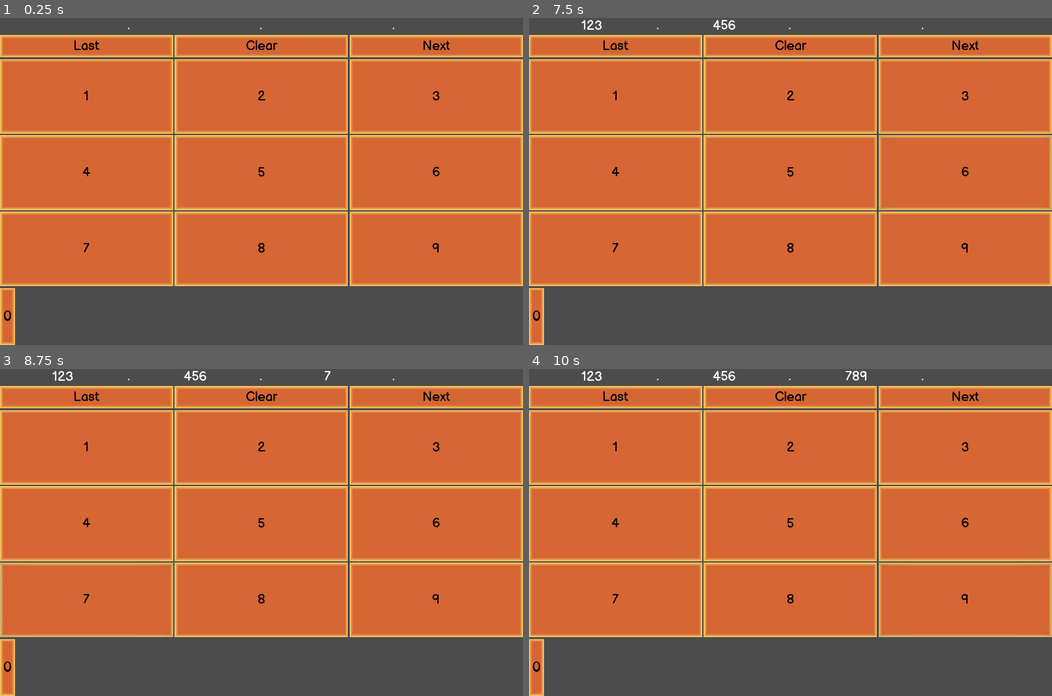
Above: before the commit, frames 1-4 (two rows, left to right).
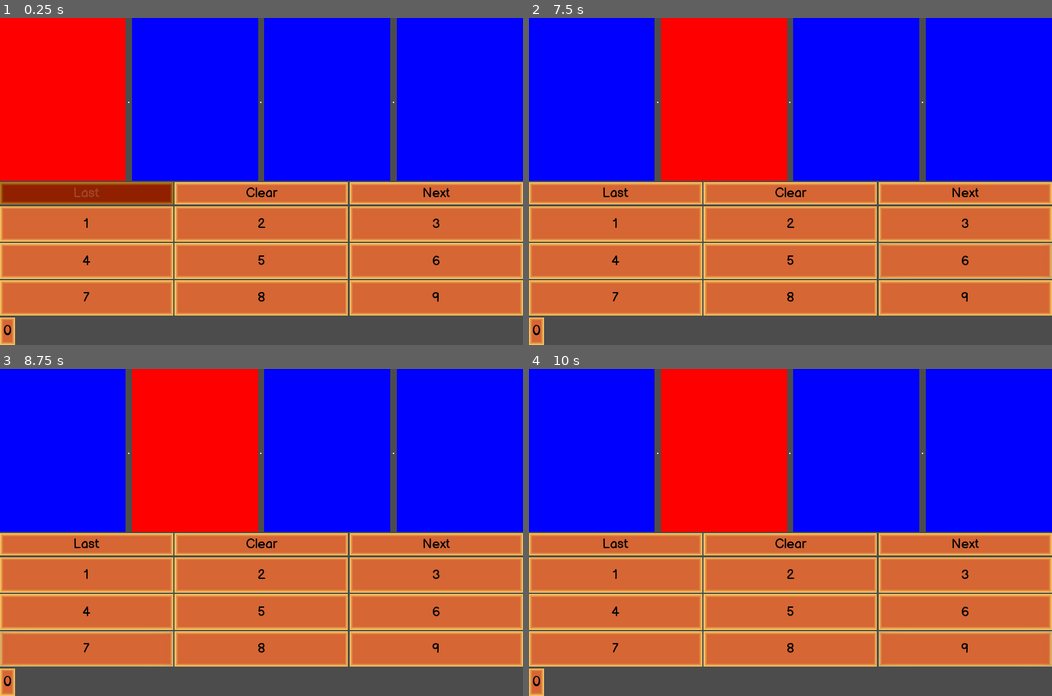
Above: after the commit, the same moments.

Repository: RaccoonHandsProductions/CanningSeason
Game: Godot game, scene res://UI/IPEntryControl.tscn
Same seed, same stepped clock (60 frames per second), same inputs: the game is played once before the commit and once after it. This scene is started directly instead of the project's main scene.
Inputs:
- Up to frame 1 (0.25 s): no input
- Up to frame 2 (7.5 s): click "Next" at 0.5 s; click "Next" at 1.25 s; click "Last" at 2 s; click "Clear" at 2.75 s; click "1" at 3.5 s; click "2" at 4.25 s; click "3" at 5 s; click "4" at 5.75 s; click "5" at 6.5 s; click "6" at 7.25 s
- Up to frame 3 (8.75 s): click "7" at 8 s
- Up to frame 4 (10 s): click "8" at 8.75 s; click "9" at 9.5 s

The runs differ from the first frame. In frame 1, 70% of the frame differs, in the area x 0-100%, y 0-97%; in frame 2, 68%; in frame 3, 68%; in frame 4, 68%.
Error after the commit: Invalid get index 'text' (on base: 'Panel (OctetField.gd)'). (res://UI/OctetDisplay.gd:33)

Commit message:
Major restructuring of logic for IP validation

Diff:
--- a/project/UI/IPEntryControl.gd
+++ b/project/UI/IPEntryControl.gd
@@ -1,11 +1,13 @@
 extends Control
 
 var entered_address : String
-
 var octet_0_entry : String
 var octet_1_entry : String
 var octet_2_entry : String
 var octet_3_entry : String
+
+onready var backButton = get_node("VBoxContainer/HBoxContainer2/VBoxContainer2/userBoxPosition/PreviousBoxPriority")
+onready var nextButton = get_node("VBoxContainer/HBoxContainer2/VBoxContainer2/userBoxPosition/NextBoxPriority")
 
 onready var button_array = get_tree().get_nodes_in_group("number_buttons")
 
@@ -18,3 +20,29 @@
 func finialize_address(octet_0:String, octet_1:String,
 	octet_2:String, octet_3:String):
 		return(octet_0 +"."+ octet_1 +"."+ octet_2 +"."+ octet_3)
+
+func _on_OctetDisplay_nextButtonToggle():
+	nextButton.disabled = not nextButton.disabled
+
+
+func _on_OctetDisplay_backButtonToggle():
+	backButton.disabled = not backButton.disabled
+
+func _on_NextBoxPriority_pressed():
+	if $VBoxContainer/OctetDisplay.current_section_index == 1:
+		_on_OctetDisplay_backButtonToggle()
+	$VBoxContainer/OctetDisplay.current_section_index += 1
+	if $VBoxContainer/OctetDisplay.current_section_index == 3:
+		_on_OctetDisplay_nextButtonToggle()
+	$VBoxContainer/OctetDisplay.octet_array[$VBoxContainer/OctetDisplay.current_section_index-1].has_focus = false
+	$VBoxContainer/OctetDisplay.octet_array[$VBoxContainer/OctetDisplay.current_section_index].has_focus = true
+
+
+func _on_PreviousBoxPriority_pressed():
+	if $VBoxContainer/OctetDisplay.current_section_index == 3:
+		_on_OctetDisplay_nextButtonToggle()
+	$VBoxContainer/OctetDisplay.current_section_index -= 1
+	if $VBoxContainer/OctetDisplay.current_section_index == 0:
+		_on_OctetDisplay_backButtonToggle()
+	$VBoxContainer/OctetDisplay.octet_array[$VBoxContainer/OctetDisplay.current_section_index+1].has_focus = false
+	$VBoxContainer/OctetDisplay.octet_array[$VBoxContainer/OctetDisplay.current_section_index].has_focus = true
--- a/project/UI/IPEntryControl.tscn
+++ b/project/UI/IPEntryControl.tscn
@@ -14,6 +14,9 @@
 anchor_bottom = 1.0
 theme = ExtResource( 3 )
 script = ExtResource( 1 )
+__meta__ = {
+"_edit_use_anchors_": false
+}
 
 [node name="VBoxContainer" type="VBoxContainer" parent="."]
 anchor_right = 1.0
@@ -26,11 +29,11 @@
 anchor_right = 0.0
 anchor_bottom = 0.0
 margin_right = 1280.0
-margin_bottom = 39.0
+margin_bottom = 398.0
 alignment = 1
 
 [node name="HBoxContainer2" type="HBoxContainer" parent="VBoxContainer"]
-margin_top = 43.0
+margin_top = 402.0
 margin_right = 1280.0
 margin_bottom = 800.0
 size_flags_horizontal = 3
@@ -38,7 +41,7 @@
 
 [node name="VBoxContainer2" type="VBoxContainer" parent="VBoxContainer/HBoxContainer2"]
 margin_right = 1280.0
-margin_bottom = 757.0
+margin_bottom = 398.0
 size_flags_horizontal = 3
 size_flags_vertical = 3
 
@@ -52,6 +55,7 @@
 margin_right = 424.0
 margin_bottom = 55.0
 size_flags_horizontal = 3
+disabled = true
 text = "Last"
 
 [node name="ClearBox" type="Button" parent="VBoxContainer/HBoxContainer2/VBoxContainer2/userBoxPosition"]
@@ -71,7 +75,7 @@
 [node name="numPad" type="GridContainer" parent="VBoxContainer/HBoxContainer2/VBoxContainer2"]
 margin_top = 59.0
 margin_right = 1280.0
-margin_bottom = 614.0
+margin_bottom = 327.0
 rect_pivot_offset = Vector2( -638, 24 )
 size_flags_horizontal = 3
 size_flags_vertical = 3
@@ -79,7 +83,7 @@
 
 [node name="Button1" type="Button" parent="VBoxContainer/HBoxContainer2/VBoxContainer2/numPad" groups=["number_buttons"]]
 margin_right = 424.0
-margin_bottom = 182.0
+margin_bottom = 86.0
 size_flags_horizontal = 3
 size_flags_vertical = 3
 text = "1"
@@ -87,7 +91,7 @@
 [node name="Button2" type="Button" parent="VBoxContainer/HBoxContainer2/VBoxContainer2/numPad" groups=["number_buttons"]]
 margin_left = 428.0
 margin_right = 852.0
-margin_bottom = 182.0
+margin_bottom = 86.0
 size_flags_horizontal = 3
 size_flags_vertical = 3
 text = "2"
@@ -95,74 +99,79 @@
 [node name="Button3" type="Button" parent="VBoxContainer/HBoxContainer2/VBoxContainer2/numPad" groups=["number_buttons"]]
 margin_left = 856.0
 margin_right = 1280.0
-margin_bottom = 182.0
+margin_bottom = 86.0
 size_flags_horizontal = 3
 size_flags_vertical = 3
 text = "3"
 
 [node name="Button4" type="Button" parent="VBoxContainer/HBoxContainer2/VBoxContainer2/numPad" groups=["number_buttons"]]
-margin_top = 186.0
+margin_top = 90.0
 margin_right = 424.0
-margin_bottom = 368.0
+margin_bottom = 176.0
 size_flags_horizontal = 3
 size_flags_vertical = 3
 text = "4"
 
 [node name="Button5" type="Button" parent="VBoxContainer/HBoxContainer2/VBoxContainer2/numPad" groups=["number_buttons"]]
 margin_left = 428.0
-margin_top = 186.0
+margin_top = 90.0
 margin_right = 852.0
-margin_bottom = 368.0
+margin_bottom = 176.0
 size_flags_horizontal = 3
 size_flags_vertical = 3
 text = "5"
 
 [node name="Button6" type="Button" parent="VBoxContainer/HBoxContainer2/VBoxContainer2/numPad" groups=["number_buttons"]]
 margin_left = 856.0
-margin_top = 186.0
+margin_top = 90.0
 margin_right = 1280.0
-margin_bottom = 368.0
+margin_bottom = 176.0
 size_flags_horizontal = 3
 size_flags_vertical = 3
 text = "6"
 
 [node name="Button7" type="Button" parent="VBoxContainer/HBoxContainer2/VBoxContainer2/numPad" groups=["number_buttons"]]
-margin_top = 372.0
+margin_top = 180.0
 margin_right = 424.0
-margin_bottom = 554.0
+margin_bottom = 266.0
 size_flags_horizontal = 3
 size_flags_vertical = 3
 text = "7"
 
 [node name="Button8" type="Button" parent="VBoxContainer/HBoxContainer2/VBoxContainer2/numPad" groups=["number_buttons"]]
 margin_left = 428.0
-margin_top = 372.0
+margin_top = 180.0
 margin_right = 852.0
-margin_bottom = 554.0
+margin_bottom = 266.0
 size_flags_horizontal = 3
 size_flags_vertical = 3
 text = "8"
 
 [node name="Button9" type="Button" parent="VBoxContainer/HBoxContainer2/VBoxContainer2/numPad" groups=["number_buttons"]]
 margin_left = 856.0
-margin_top = 372.0
+margin_top = 180.0
 margin_right = 1280.0
-margin_bottom = 554.0
+margin_bottom = 266.0
 size_flags_horizontal = 3
 size_flags_vertical = 3
 text = "9"
 
 [node name="HBoxContainer" type="HBoxContainer" parent="VBoxContainer/HBoxContainer2/VBoxContainer2"]
-margin_top = 618.0
+margin_top = 331.0
 margin_right = 1280.0
-margin_bottom = 757.0
+margin_bottom = 398.0
 size_flags_horizontal = 7
 size_flags_vertical = 7
 size_flags_stretch_ratio = 0.25
 
 [node name="Button0" type="Button" parent="VBoxContainer/HBoxContainer2/VBoxContainer2/HBoxContainer" groups=["number_buttons"]]
 margin_right = 37.0
-margin_bottom = 139.0
+margin_bottom = 67.0
 size_flags_horizontal = 2
 custom_fonts/font = SubResource( 1 )
 text = "0"
+
+[connection signal="backButtonToggle" from="VBoxContainer/OctetDisplay" to="." method="_on_OctetDisplay_backButtonToggle"]
+[connection signal="nextButtonToggle" from="VBoxContainer/OctetDisplay" to="." method="_on_OctetDisplay_nextButtonToggle"]
+[connection signal="pressed" from="VBoxContainer/HBoxContainer2/VBoxContainer2/userBoxPosition/PreviousBoxPriority" to="." method="_on_PreviousBoxPriority_pressed"]
+[connection signal="pressed" from="VBoxContainer/HBoxContainer2/VBoxContainer2/userBoxPosition/NextBoxPriority" to="." method="_on_NextBoxPriority_pressed"]
--- a/project/UI/OctetDisplay.gd
+++ b/project/UI/OctetDisplay.gd
@@ -1,19 +1,21 @@
 extends HBoxContainer
 
+signal nextButtonToggle
+signal backButtonToggle
 
-
-var current_section : Label
+var current_section
 var ip_octet : String
 var ip_array = []
 var current_text_index := -1
 var current_section_index := 0
 var current_index := 0
 
-onready var octet_array = [$OctetSection0, $OctetSection1,
-$OctetSection2, $OctetSection3]
+onready var octet_array = [$OctetField, $OctetField2, $OctetField3, $OctetField4]
 
 func _ready():
 	current_section = octet_array[0]
+	octet_array[0].has_focus = true
+
 
 func on_ip_complete(ip_array : Array):
 	for octet in ip_array:
--- a/project/UI/OctetDisplay.tscn
+++ b/project/UI/OctetDisplay.tscn
@@ -1,21 +1,24 @@
 [gd_scene load_steps=3 format=2]
 
 [ext_resource path="res://UI/OctetDisplay.gd" type="Script" id=1]
-[ext_resource path="res://MenuStyle.tres" type="Theme" id=2]
+[ext_resource path="res://UI/OctetField.tscn" type="PackedScene" id=2]
 
 [node name="OctetDisplay" type="HBoxContainer"]
 anchor_right = 1.0
 anchor_bottom = 1.0
+size_flags_horizontal = 3
+size_flags_vertical = 3
 script = ExtResource( 1 )
+__meta__ = {
+"_edit_use_anchors_": false
+}
 
-[node name="OctetSection0" type="Label" parent="."]
+[node name="OctetField" parent="." instance=ExtResource( 2 )]
+anchor_right = 0.0
+anchor_bottom = 0.0
 margin_right = 311.0
 margin_bottom = 800.0
 size_flags_horizontal = 3
-size_flags_vertical = 3
-theme = ExtResource( 2 )
-align = 1
-valign = 1
 
 [node name="Separator" type="Label" parent="."]
 margin_left = 315.0
@@ -24,14 +27,13 @@
 margin_bottom = 407.0
 text = "."
 
-[node name="OctetSection1" type="Label" parent="."]
+[node name="OctetField2" parent="." instance=ExtResource( 2 )]
+anchor_right = 0.0
+anchor_bottom = 0.0
 margin_left = 323.0
 margin_right = 634.0
 margin_bottom = 800.0
 size_flags_horizontal = 3
-size_flags_vertical = 3
-align = 1
-valign = 1
 
 [node name="Separator2" type="Label" parent="."]
 margin_left = 638.0
@@ -40,14 +42,13 @@
 margin_bottom = 407.0
 text = "."
 
-[node name="OctetSection2" type="Label" parent="."]
+[node name="OctetField3" parent="." instance=ExtResource( 2 )]
+anchor_right = 0.0
+anchor_bottom = 0.0
 margin_left = 646.0
 margin_right = 957.0
 margin_bottom = 800.0
 size_flags_horizontal = 3
-size_flags_vertical = 3
-align = 1
-valign = 1
 
 [node name="Separator3" type="Label" parent="."]
 margin_left = 961.0
@@ -56,11 +57,10 @@
 margin_bottom = 407.0
 text = "."
 
-[node name="OctetSection3" type="Label" parent="."]
+[node name="OctetField4" parent="." instance=ExtResource( 2 )]
+anchor_right = 0.0
+anchor_bottom = 0.0
 margin_left = 969.0
 margin_right = 1280.0
 margin_bottom = 800.0
 size_flags_horizontal = 3
-size_flags_vertical = 3
-align = 1
-valign = 1
--- /dev/null
+++ b/project/UI/OctetField.gd
@@ -0,0 +1,22 @@
+extends Panel
+
+const _unfocused_background := Color.blue
+const _focused_background := Color.red
+
+var _style := StyleBoxFlat.new()
+
+export var has_focus := false setget _set_has_focus
+
+func _ready():
+	add_stylebox_override("panel", _style)
+	_update_background()
+
+
+func _set_has_focus(value:bool)->void:
+	has_focus = value
+	_update_background()
+
+
+func _update_background()->void:
+	_style.set_bg_color(_focused_background if has_focus else _unfocused_background)
+	update()
--- /dev/null
+++ b/project/UI/OctetField.tscn
@@ -0,0 +1,25 @@
+[gd_scene load_steps=2 format=2]
+
+[ext_resource path="res://UI/OctetField.gd" type="Script" id=1]
+
+[node name="OctetField" type="Panel"]
+anchor_right = 1.0
+anchor_bottom = 1.0
+script = ExtResource( 1 )
+__meta__ = {
+"_edit_use_anchors_": false
+}
+
+[node name="Label" type="Label" parent="."]
+anchor_left = 0.5
+anchor_top = 0.5
+anchor_right = 0.5
+anchor_bottom = 0.5
+margin_left = -20.0
+margin_top = -7.0
+margin_right = 20.0
+margin_bottom = 7.0
+align = 1
+__meta__ = {
+"_edit_use_anchors_": false
+}
